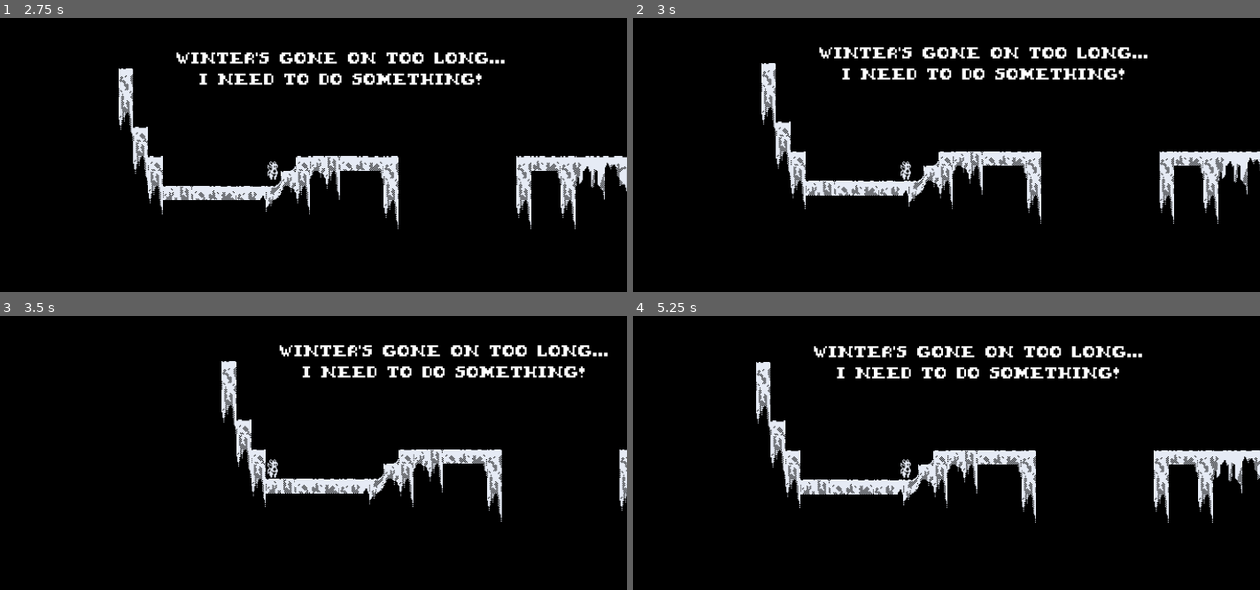
Above: before the commit, frames 1-4 (two rows, left to right).
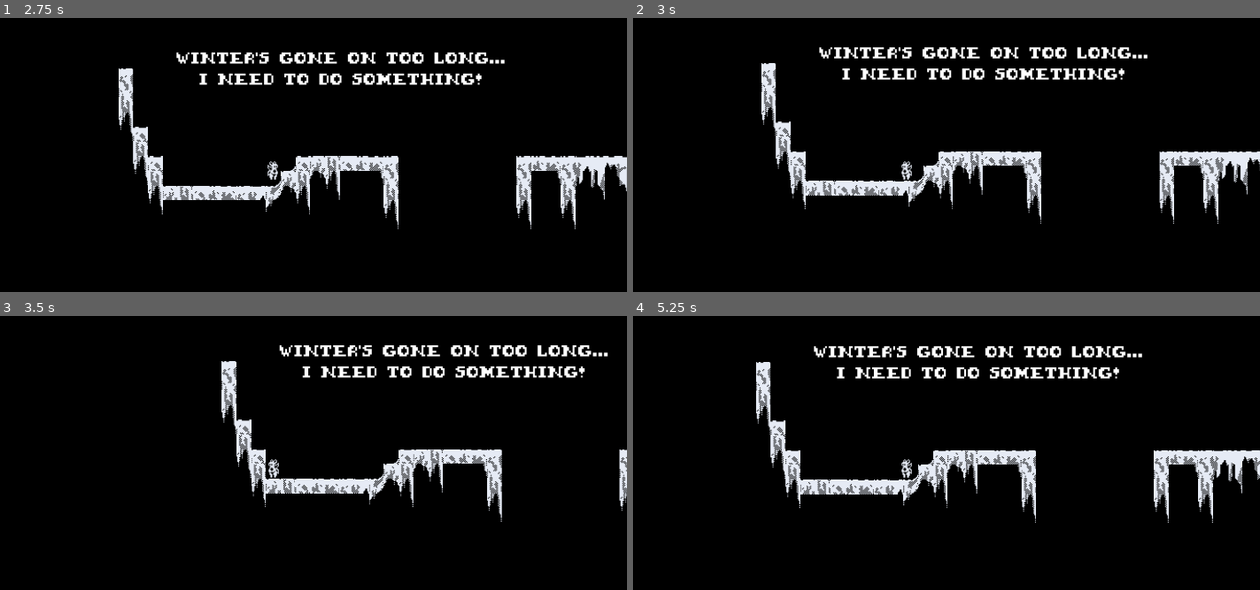
Above: after the commit, the same moments.

Repository: AstralRae/1BitJamNo5
Game: Godot game, scene res://main.tscn
The game is run twice, just before and just after one commit, with the same random seed, the same clock (stepped at 60 frames per second) and the same inputs.
Inputs:
- Up to frame 1 (2.75 s): click "Start" at 0.5 s; tap J (vine) at 1.25, 2.1 s; hold J (vine) 1.28-2.03 s; hold Right (ui_right) from 1.28 s (still down); tap Enter (ui_accept) at 1.52, 2.27 s
- Up to frame 2 (3 s): tap J (vine) at 2.75 s; release Right (ui_right) at 2.78 s; hold Left (ui_left) from 2.78 s (still down); hold J (vine) from 2.78 s (still down)
- Up to frame 3 (3.5 s): keep holding Left (ui_left); keep holding J (vine)
- Up to frame 4 (5.25 s): release Left (ui_left) at 3.53 s; release J (vine) at 3.53 s; hold Right (ui_right) 3.53-5.03 s; tap J (vine) at 3.6, 4.25, 5.1 s; tap Enter (ui_accept) at 3.77, 4.52 s; hold J (vine) 4.28-5.03 s; hold Left (ui_left) from 5.03 s (still down)

Frame 1 is identical in both runs. In frame 2, less than 0.1% of the frame differs, in the area x 42-45%, y 52-59%; in frame 3, less than 0.1%; in frame 4, less than 0.1%.

Commit message:
Updated sprite flip animation

Diff:
--- a/player.gd
+++ b/player.gd
@@ -34,9 +34,6 @@
 @export var publicReset = func (): reset()
 @export var publicWindReset = func (): wind_reset()
 
-# If current_speed is positive the char is walking right, if negative the char is walking left
-var current_speed = 0.0
-const default_current_speed = 0
 var current_jump_velocity_applied = 0
 const default_current_jump_velocity_applied = 0
 var jump_released = true
@@ -102,6 +99,12 @@
 		velocity.x = velocity.x/2
 		# TODO: Play vine animation
 
+	var pointLeft = signf(velocity.x) < 0
+	var pointRight = signf(velocity.x) > 0
+	var flipCheck = (pointLeft and $Sprite2D.flip_h == false) or (pointRight and $Sprite2D.flip_h == true)
+	if flipCheck:
+		$Sprite2D.flip_h = !$Sprite2D.flip_h
+
 	move_and_slide()
 
 func reset():
@@ -112,7 +115,6 @@
 	MAX_JUMP_POWER = default_MAX_JUMP_POWER
 	wind_reset()
 	gravity = default_gravity
-	current_speed = default_current_speed
 	current_jump_velocity_applied = default_current_jump_velocity_applied
 	jump_released = default_jump_released
 
Not shown, added: assets/UI/UI_elements_animations.png.import
Not shown, added: assets/character/flower_charge_animation.png.import
Not shown, added: assets/environment/snow_animations.png.import
Not shown: 1 places in level1.tscn that only renumber resources
Not shown: 1 places in player.tscn that only renumber resources
